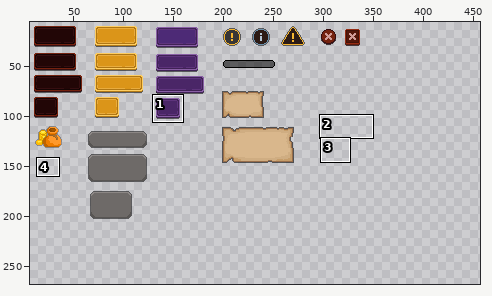
Sprite sheet, stored at Assets/Sprites/UI/UI_ButtonsIcons.png. Above: a wide view before the commit, with the close-up outlined.
Close-up. Old version:
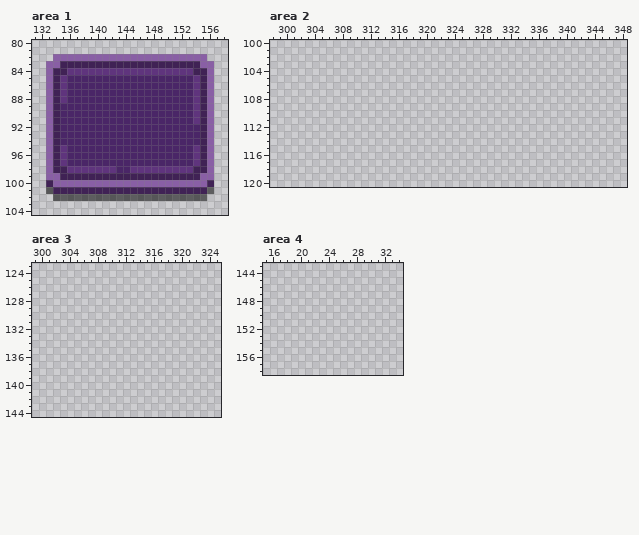
The file is 480x270 pixels. Colours within 5 levels of each other are drawn and written as one. Shown: area 1: x 131..158, y 80..104; area 2: x 298..348, y 100..120; area 3: x 299..325, y 123..144; area 4: x 15..34, y 143..158. The wide view leaves out empty margins. The commit also changed other parts of the picture, which this record leaves out.
Now the later version:
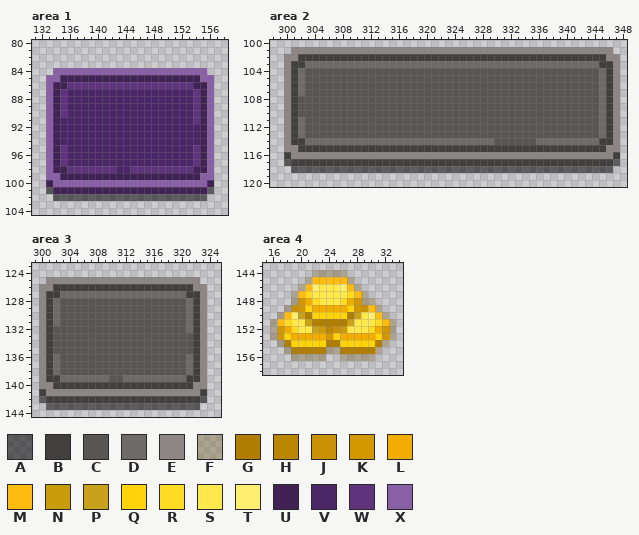
Palette (. is transparent): A #0000008b  B #42403e  C #585553  D #6e6a68  E #8c8785  F #6447004f  G #b07e03  H #bb8601  J #c99206  K #d39700  L #f1ad00  M #ffbb10  N #c99c0c  P #c9a11a  Q #ffd40b  R #ffdb23  S #ffe94d  T #ffee6f  U #402255  V #4a2667  W #5f347d  X #895fa5
Change:
Area 1:
y 82: x 134..155 XXXXXXXXXXXXXXXXXXXXXX -> ......................
y 83: x 133..156 XXUUUUUUUUUUUUUUUUUUUUXX -> ........................
y 84: x 133..156 XUUWWWWWWWWWWWWWWWWWWUUX -> .XXXXXXXXXXXXXXXXXXXXXX.
y 85: x 134..155 UWVVVVVVVVVVVVVVVVVVWU -> XUUUUUUUUUUUUUUUUUUUUX
y 86: x 135..154 WVVVVVVVVVVVVVVVVVVW -> UWWWWWWWWWWWWWWWWWWU
y 89..90: x 135 V -> W
Area 2:
y 101: x 301..346 .............................................. -> EEEEEEEEEEEEEEEEEEEEEEEEEEEEEEEEEEEEEEEEEEEEEE
y 102: x 300..347 ................................................ -> EEBBBBBBBBBBBBBBBBBBBBBBBBBBBBBBBBBBBBBBBBBBBBEE
y 103: x 300..347 ................................................ -> EBBDDDDDDDDDDDDDDDDDDDDDDDDDDDDDDDDDDDDDDDDDDBBE
y 104..107: x 300..347 ................................................ -> EBDCCCCCCCCCCCCCCCCCCCCCCCCCCCCCCCCCCCCCCCCCCDBE
y 108..110: x 300..347 ................................................ -> EBCCCCCCCCCCCCCCCCCCCCCCCCCCCCCCCCCCCCCCCCCCCDBE
y 111..113: x 300..347 ................................................ -> EBDCCCCCCCCCCCCCCCCCCCCCCCCCCCCCCCCCCCCCCCCCCDBE
y 114: x 300..347 ................................................ -> EBBDDDDDDDDDDDDDDDDDDDDDDDDDDDCCCCCCDDDDDDDDDBBE
y 115: x 300..347 ................................................ -> EEBBBBBBBBBBBBBBBBBBBBBBBBBBBBBBBBBBBBBBBBBBBBEE
y 116: x 300..347 ................................................ -> BEEEEEEEEEEEEEEEEEEEEEEEEEEEEEEEEEEEEEEEEEEEEEEB
y 117: x 300..347 ................................................ -> ABBBBBBBBBBBBBBBBBBBBBBBBBBBBBBBBBBBBBBBBBBBBBBA
y 118: x 301..346 .............................................. -> AAAAAAAAAAAAAAAAAAAAAAAAAAAAAAAAAAAAAAAAAAAAAA
Area 3:
y 125: x 301..322 ...................... -> EEEEEEEEEEEEEEEEEEEEEE
y 126: x 300..323 ........................ -> EEBBBBBBBBBBBBBBBBBBBBEE
y 127: x 300..323 ........................ -> EBBDDDDDDDDDDDDDDDDDDBBE
y 128..131: x 300..323 ........................ -> EBDCCCCCCCCCCCCCCCCCCDBE
y 132: x 300..323 ........................ -> EBCCCCCCCCCCCCCCCCCCCDBE
y 133..135: x 300..323 ........................ -> EBCCCCCCCCCCCCCCCCCCCCBE
y 136..138: x 300..323 ........................ -> EBDCCCCCCCCCCCCCCCCCCDBE
y 139: x 300..323 ........................ -> EBBDDDDDDDCCDDDDDDDDDBBE
y 140: x 300..323 ........................ -> EEBBBBBBBBBBBBBBBBBBBBEE
y 141: x 300..323 ........................ -> BEEEEEEEEEEEEEEEEEEEEEEB
y 142: x 300..323 ........................ -> ABBBBBBBBBBBBBBBBBBBBBBA
y 143: x 301..322 ...................... -> AAAAAAAAAAAAAAAAAAAAAA
Area 4:
y 144: x 22..26 ..... -> FFFFF
y 145: x 21..27 ....... -> FMMMMMF
y 146: x 20..28 ......... -> FMTSSSTMF
y 147: x 19..29 ........... -> FMRSSSSSRMF
y 148: x 19..30 ............ -> FKLRSSSRLKFF
y 149: x 18..31 .............. -> FJKQLLLLLQKJMF
y 150: x 17..32 ................ -> FMTPGQQQQQGPSTMF
y 151: x 16..33 .................. -> FMRSSPGGGGGPSSSRMF
y 152: x 16..33 .................. -> FKLRSSPNHJNSSSRLKF
y 153: x 16..33 .................. -> FKQLLLLLKQLLLLLQKF
y 154: x 17..32 ................ -> FGQQQQQGGQQQQQGF
y 155: x 18..31 .............. -> FGGGGGFFGGGGGF
y 156: x 19..23 ..... -> FFFFF; x 26..30 ..... -> FFFFF
Pixel boxes of the changes (left, top, right, bottom) in both close-ups:
changed: (46, 54, 214, 117)
added: (284, 47, 620, 173)
added: (39, 277, 207, 410)
added: (270, 270, 396, 361)
